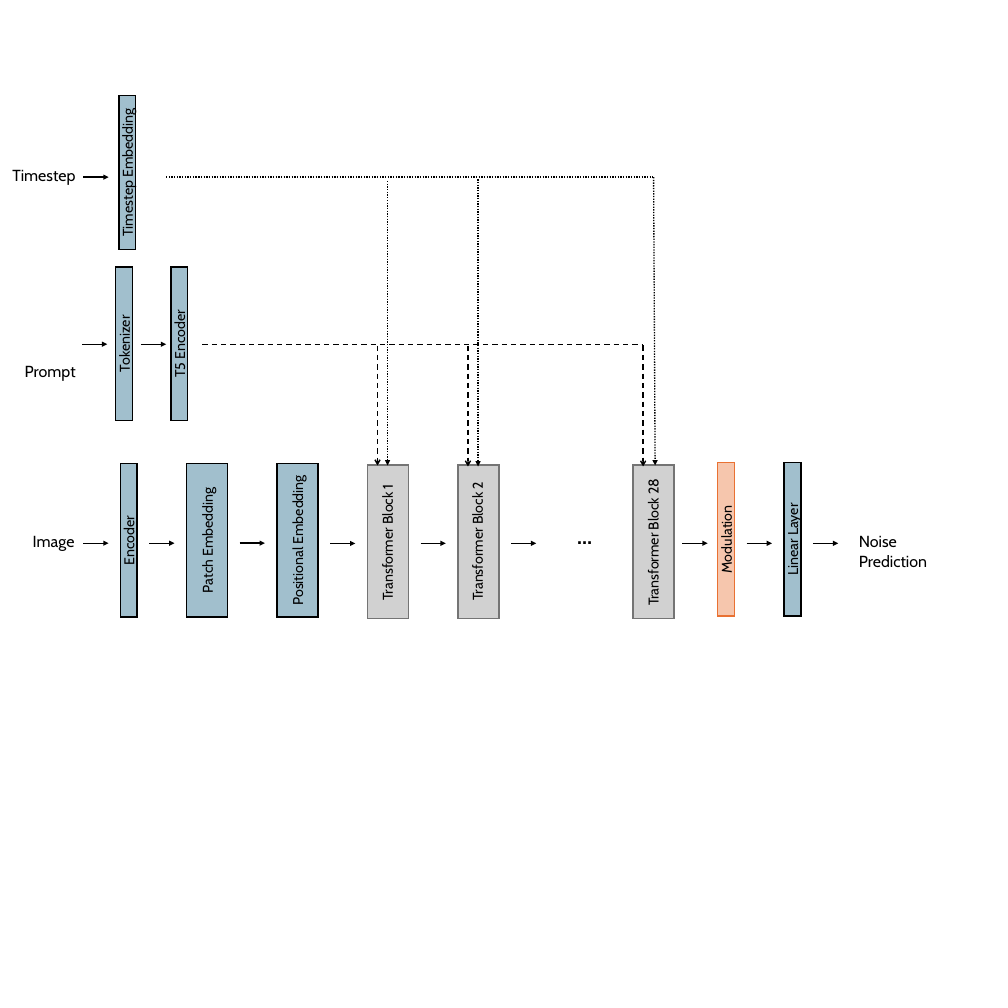
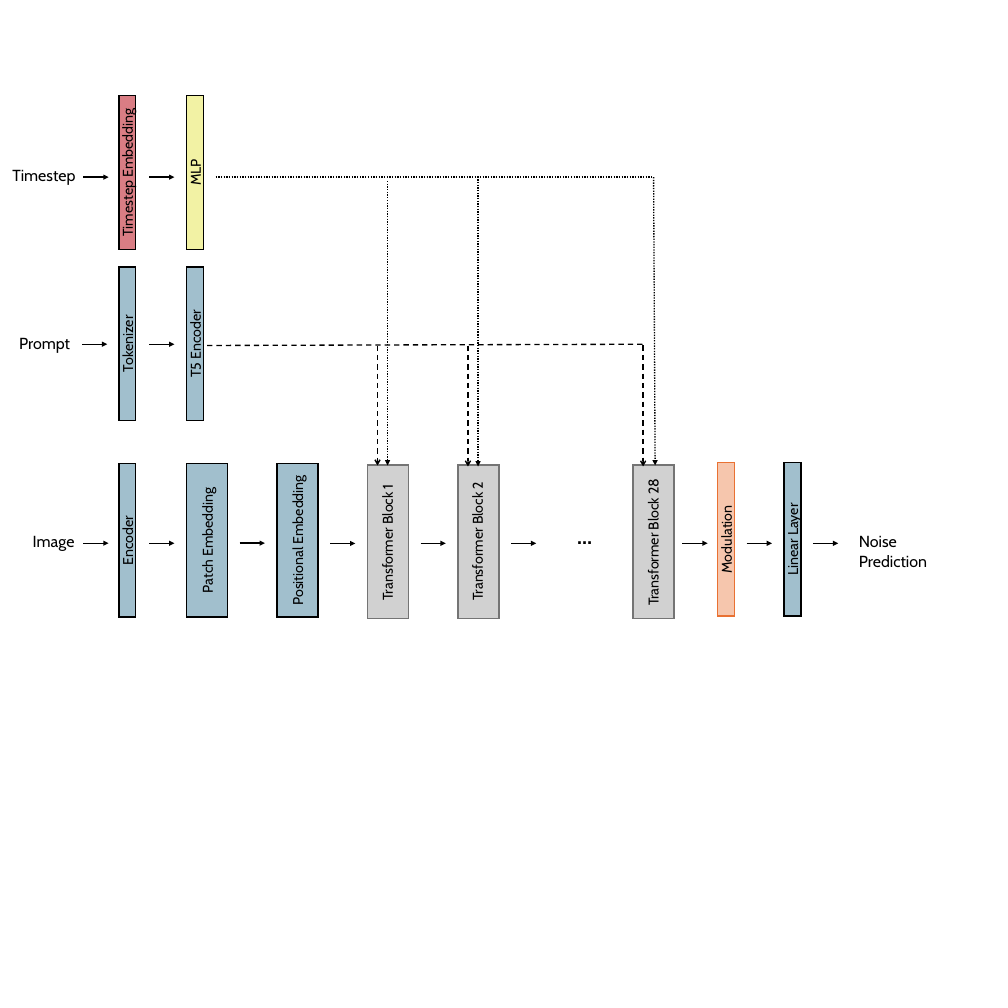
Before and after one commit to SebastianHeid/MasterArbeit, a slide deck: slide 3 of Abbildungen/Pixart.pptx. Drawn at 1008x1008 pixels with LibreOffice and Linux fonts; fonts in the diff are those of the drawing. Boxes give left, top, right and bottom in pixels: in the first picture for what was removed or moved away, otherwise in the second. Text is boxed around its words. In the diff, an @@ line names an element or a change of style, - is before the commit and + after.

```diff
--- a/Abbildungen/Pixart.pptx
+++ b/Abbildungen/Pixart.pptx
@@ rectangle "Timestep Embedding" at [119,95,136,249]: fill #156082 at 40% opacity to #D97D84 @@
@@ rectangle added at [187,95,204,249], fill #F2F2A4, outline #000000 1.5 pt, 16 pt, text #000000 @@
+MLP
@@ arrow added from (149, 177) to (174, 177), #000000 1.5 pt @@
@@ line moved from (166, 177) - (653, 177) to (216, 177) - (653, 177) @@
@@ rectangle "Tokenizer": place and size @@
-rectangle "Tokenizer" at [116,267,132,420]
+rectangle "Tokenizer" at [119,267,136,420]
@@ rectangle "T5 Encoder": place and size @@
-rectangle "T5 Encoder" at [171,267,188,420]
+rectangle "T5 Encoder" at [187,267,204,420]
@@ text "Prompt": place and size @@
-text "Prompt" at [25,365,76,381]
+text "Prompt" at [19,337,70,353]
@@ arrow moved from (141, 344) - (166, 344) to (149, 344) - (174, 344) @@
@@ line moved from (202, 344) - (643, 344) to (207, 346) - (643, 344) @@
```
Also in this commit, not shown: 33 other files.
